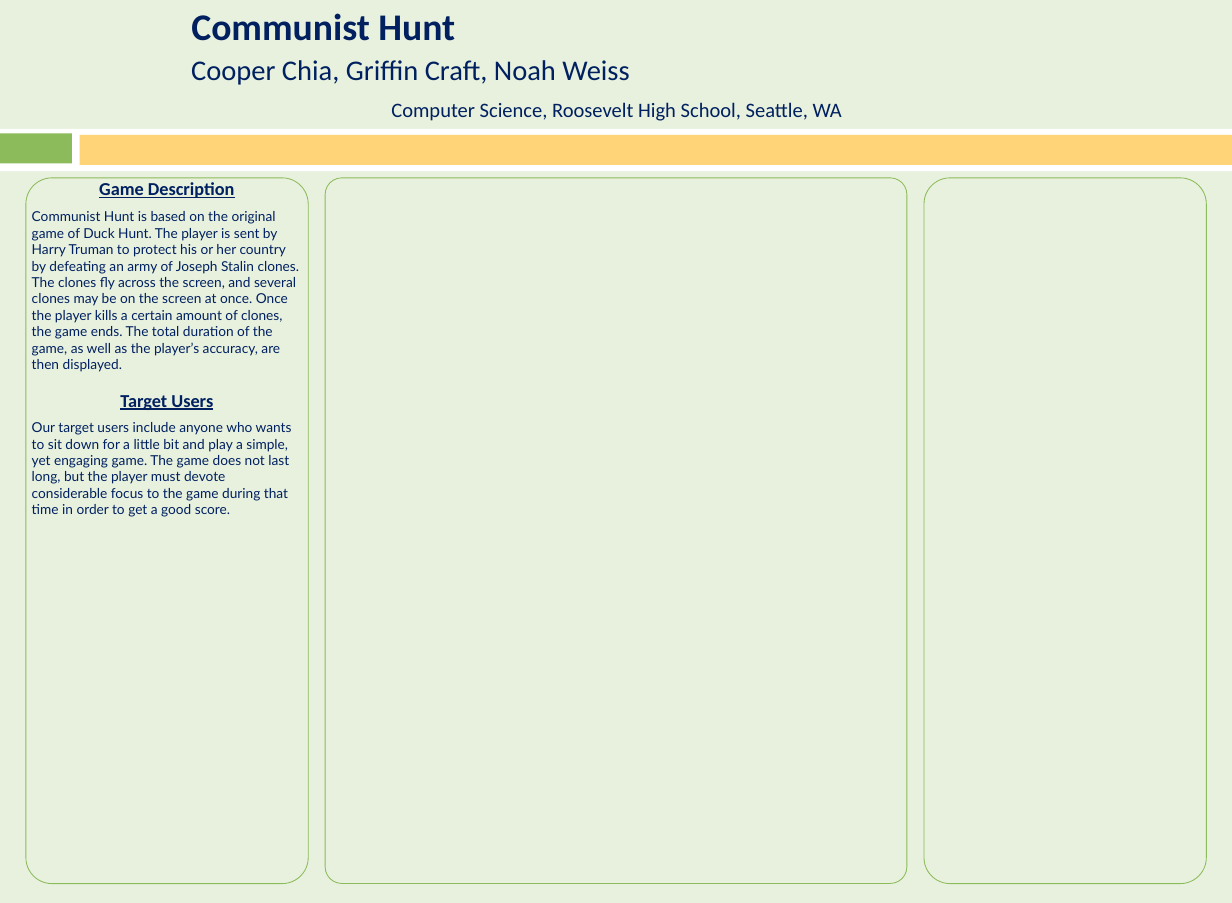
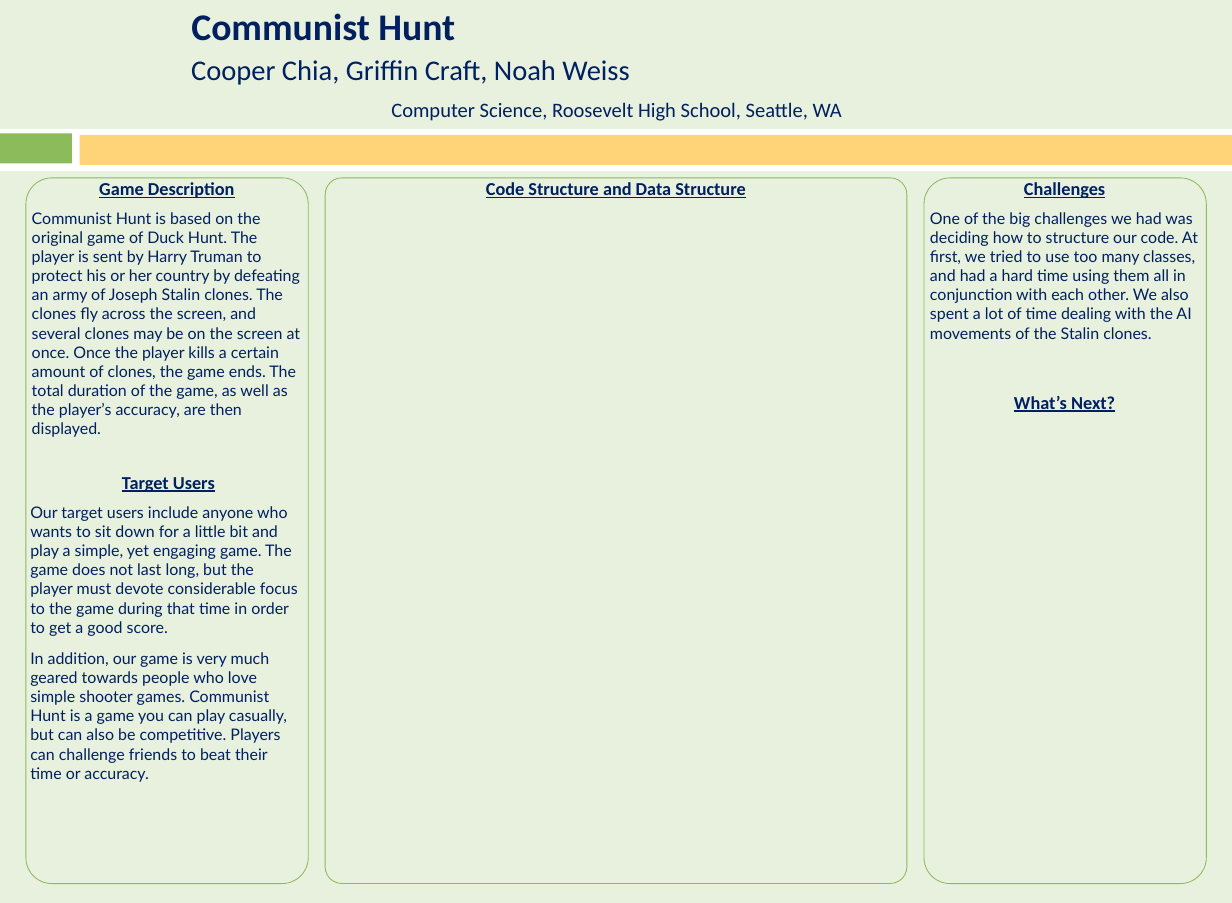
Before and after one commit to NoahJWeiss/Communist-Hunt, a slide deck: slide 1 of Communist Poster.pptx. Drawn at 1232x903 pixels with LibreOffice and Linux fonts; fonts in the diff are those of the drawing; background and template pictures are left out. Boxes give left, top, right and bottom in pixels: in the first picture for what was removed or moved away, otherwise in the second. Text is boxed around its words. In the diff, an @@ line names an element or a change of style, - is before the commit and + after.

```diff
--- a/Communist Poster.pptx
+++ b/Communist Poster.pptx
@@ text "Communist Hunt is based on ..." at <box>32,212,301,437</box>: size 24 to 28 pt @@
@@ text added at <box>486,182,745,198</box>, 32 pt, text #002060, bold, underline @@
+Code Structure and Data Structure
@@ text added at <box>1024,182,1105,198</box>, 32 pt, text #002060, bold, underline @@
+Challenges
@@ text added at <box>930,212,1198,339</box>, 28 pt, text #002060 @@
+One of the big challenges we had was deciding how to structure our code. At first, we tried to use too many classes, and had a hard time using them all in conjunction with each other. We also spent a lot of time dealing with the AI movements of the Stalin clones.
@@ text added at <box>1014,396,1115,412</box>, 32 pt, text #002060, bold, underline @@
+What’s Next?
@@ text "Target Users": place and size @@
-text "Target Users" at <box>120,395,213,410</box>
+text "Target Users" at <box>122,477,215,492</box>
@@ text "Our target users include anyone ...": place and size @@
-text "Our target users include anyone ..." at <box>32,422,292,517</box>
+text "Our target users include anyone ..." at <box>30,506,298,782</box>
@@ text at <box>30,506,298,636</box>: size 24 to 28 pt in "Our target users include anyone who wants ..." @@
@@ text at <box>30,652,287,782</box>: paragraph added @@
+In addition, our game is very much geared towards people who love simple shooter games. Communist Hunt is a game you can play casually, but can also be competitive. Players can challenge friends to beat their time or accuracy.
```
